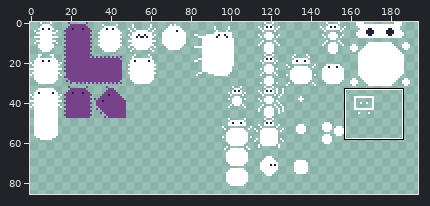
Two versions of one pixel-art file, assets/insects.aseprite. The first picture is a wide view before the edit; the outline marks the close-up.
Close-up. Old version:
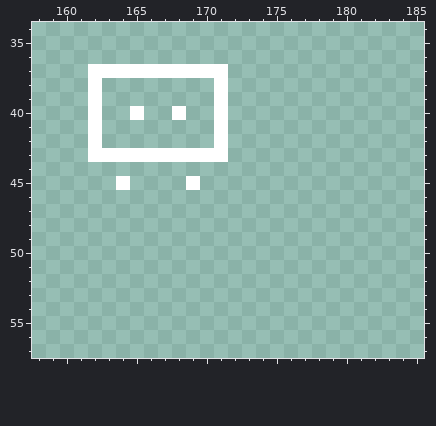
256x256 pixels, 1 frame. Shown: x 158..185, y 34..57. The wide view leaves out empty margins.
After the commit:
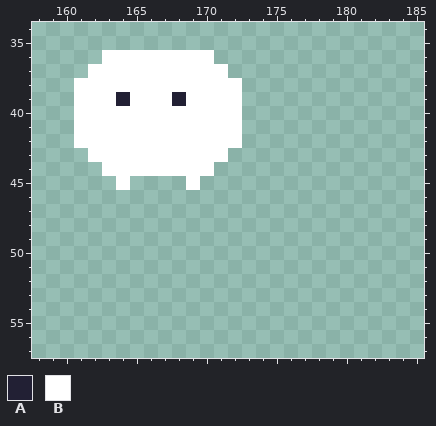
Palette (. is transparent): A #222034  B #ffffff
The exact change:
Changed rows in their new state; - is an unchanged pixel.
first column x 161:
36 --BBBBBBBB--
38 B-BBBBBBBB-B
39 B-BABBBABB-B
40 B-BB-BB-BB-B
41 B-BBBBBBBB-B
42 B-BBBBBBBB-B
44 --BBBBBBBB--
